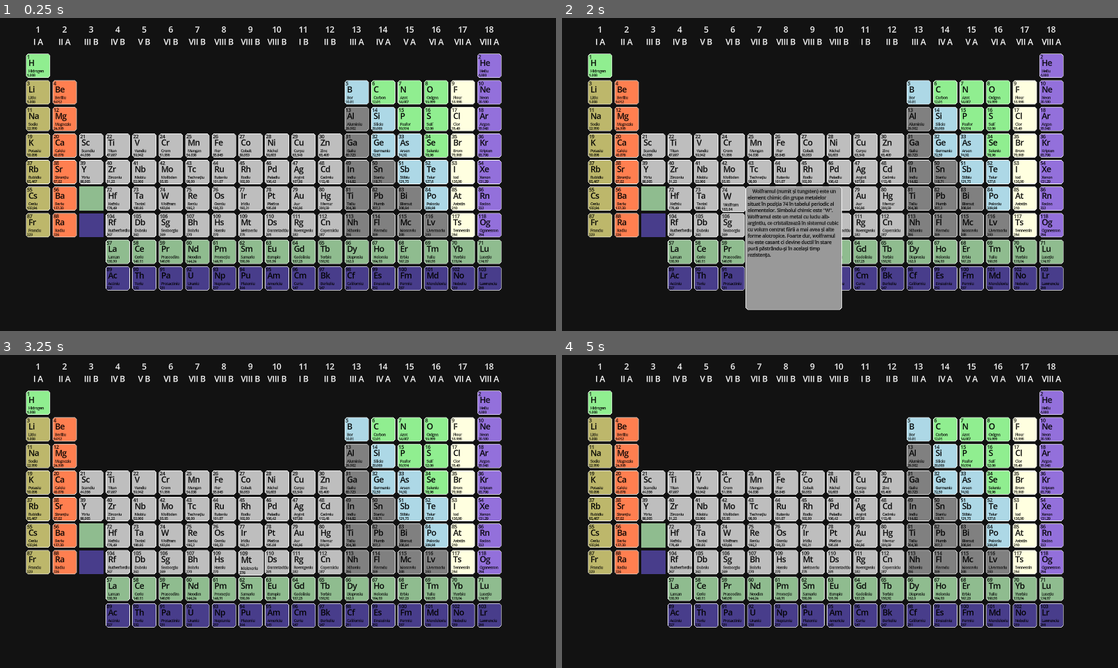
Above: before the commit, frames 1-4 (two rows, left to right).
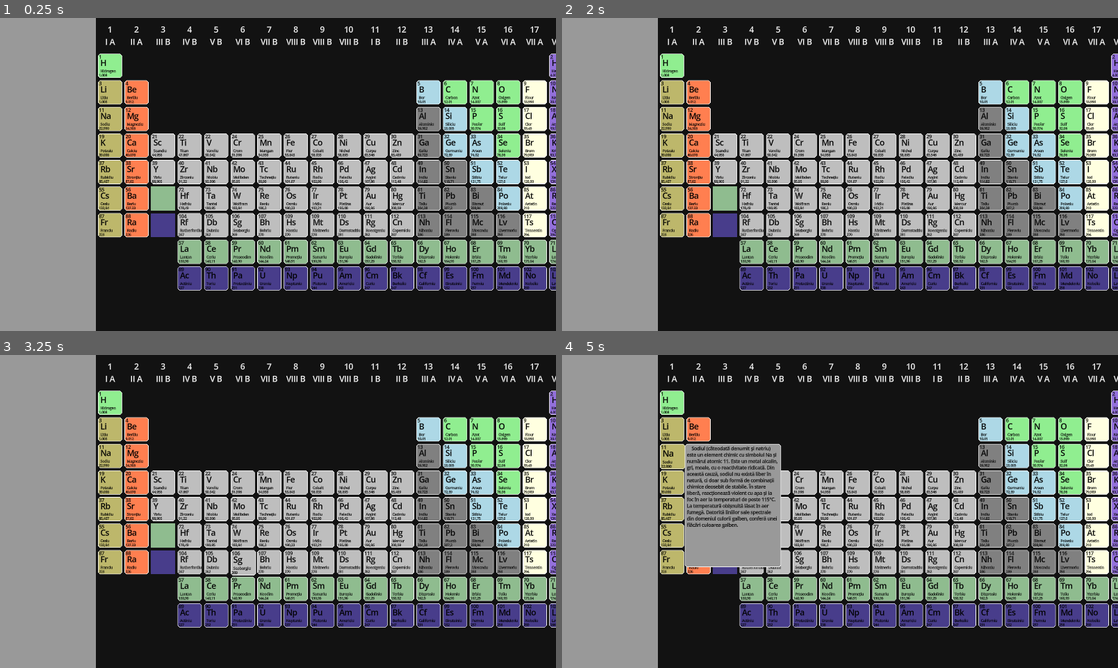
Above: after the commit, the same moments.

Repository: PurpleHamster1/proiect-chimie
Game: Godot game, scene res://main.tscn
Two runs of this game, one before a commit and one after it. Both use one fixed random seed, a clock stepped at 60 frames per second and the inputs below.
Inputs (mouse positions are in pixels of both pictures, inside the frame that each line leads up to):
- Up to frame 1 (0.25 s): no input
- Up to frame 2 (2 s): tap Enter at 0.5 s; move the mouse to (962, 158) at 0.52 s; tap Space at 1.25 s; move the mouse to (728, 190) at 1.27 s
- Up to frame 3 (3.25 s): move the mouse to (333, 442) at 2.02 s; tap Enter at 2.75 s; move the mouse to (250, 574) at 2.77 s
- Up to frame 4 (5 s): move the mouse to (1006, 558) at 3.52 s; move the mouse to (673, 464) at 4.27 s

The runs differ from the first frame. In frame 1, 54% of the frame differs, in the area x 0-100%, y 0-100%; in frame 2, 58%; in frame 3, 54%; in frame 4, 56%.

Commit message:
small changes

Diff:
--- a/project/main.tscn
+++ b/project/main.tscn
@@ -5,7 +5,6 @@
 [ext_resource type="PackedScene" uid="uid://0xfuoff1m8j7" path="res://Elements/empty_element.tscn" id="3_qrld7"]
 
 [sub_resource type="StyleBoxFlat" id="StyleBoxFlat_yv2sm"]
-bg_color = Color(0.6, 0.6, 0.6, 0)
 
 [sub_resource type="StyleBoxEmpty" id="StyleBoxEmpty_qo5f6"]
 
@@ -1441,7 +1440,7 @@
 grow_vertical = 2
 
 [node name="Panel" type="Panel" parent="MainGUI/Background/HBoxContainer"]
-custom_minimum_size = Vector2(50, 0)
+custom_minimum_size = Vector2(250, 0)
 layout_mode = 2
 theme_override_styles/panel = SubResource("StyleBoxFlat_yv2sm")
 
